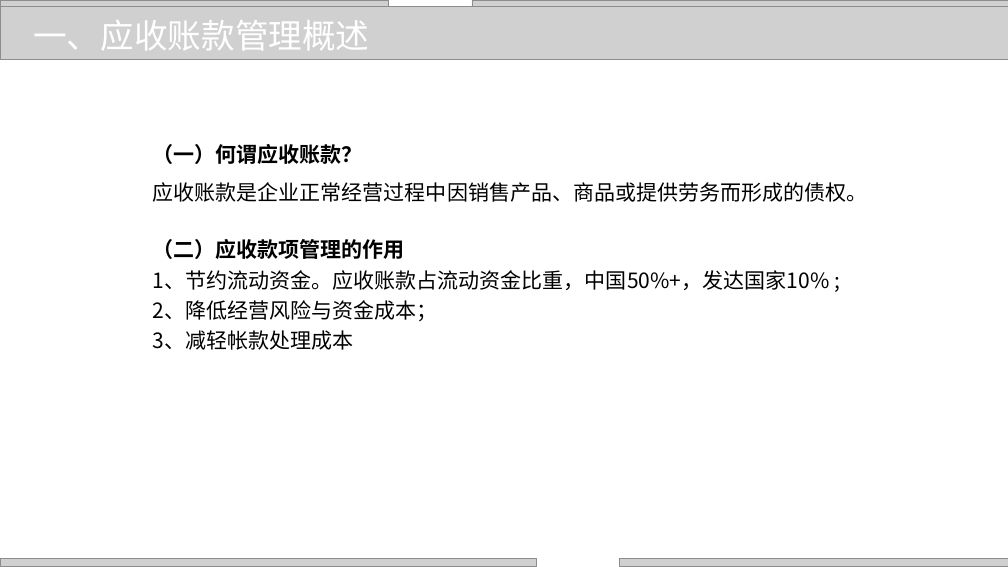
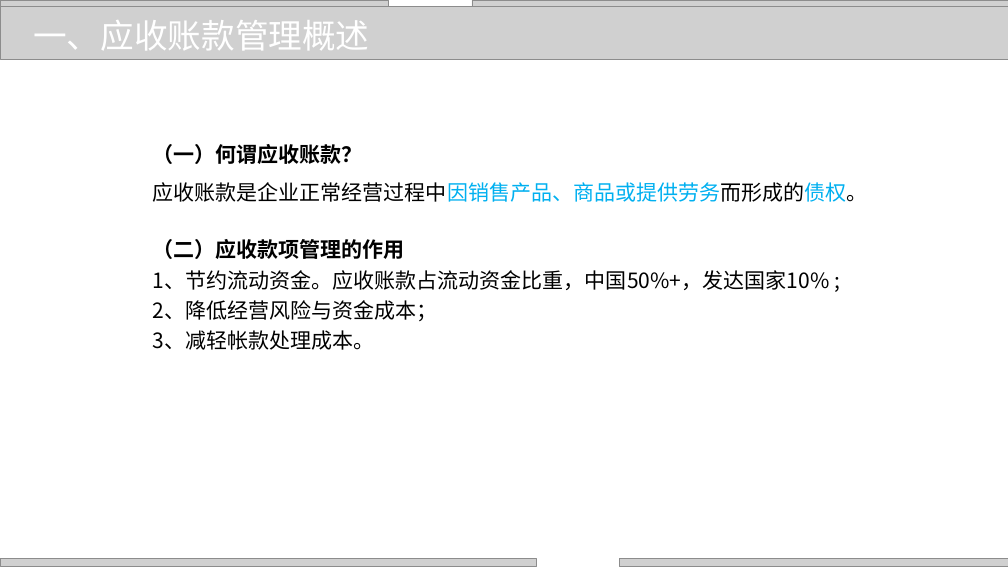
Before and after one commit to zhangjianzhang/internet_credit, a slide deck: slide 4 of files/slides/lecture_11.pptx. Drawn at 1008x567 pixels with LibreOffice and Linux fonts; fonts in the diff are those of the drawing; grey boxes stand for pictures; background and template pictures are left out. Boxes give left, top, right and bottom in pixels: in the first picture for what was removed or moved away, otherwise in the second. Text is boxed around its words. In the diff, an @@ line names an element or a change of style, - is before the commit and + after.

```diff
--- a/files/slides/lecture_11.pptx
+++ b/files/slides/lecture_11.pptx
@@ text at box(153, 182, 868, 202): text colour #000000 to #00B0F0 in "应收账款是企业正常经营过程中因销售产品、商品或提供劳务而形成的债权。" @@
@@ text at box(153, 330, 375, 350): text changed @@
-3、减轻帐款处理成本
+3、减轻帐款处理成本。
```
Also in this commit, not shown: 23 other slides changed, 5 other files.
